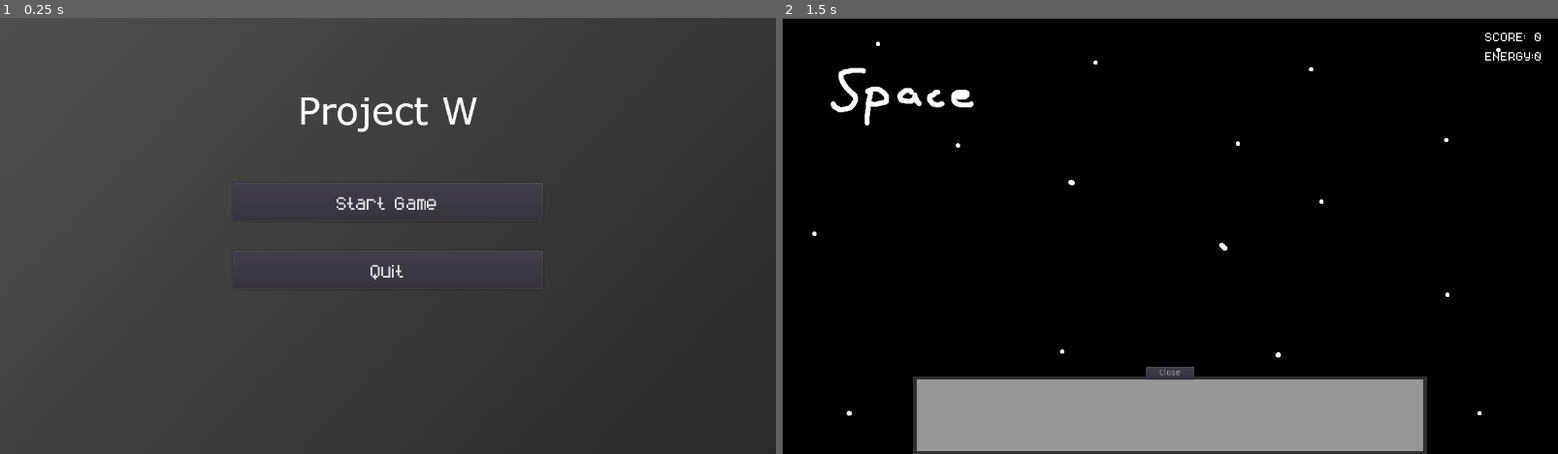
Above: before the commit, frames 1-2 (left to right).
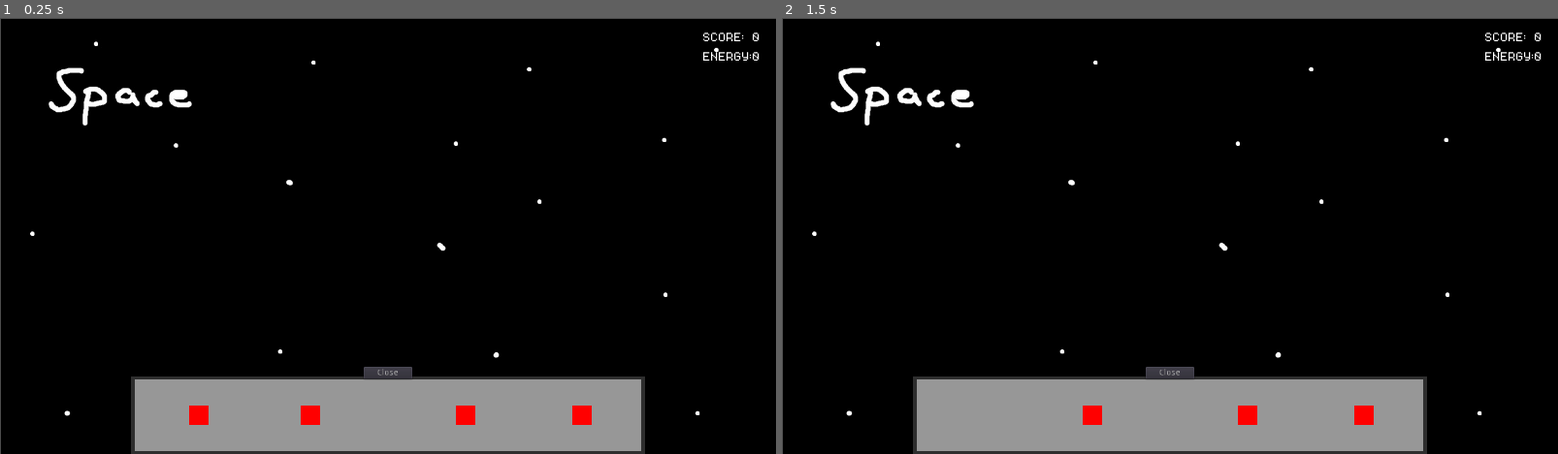
Above: after the commit, the same moments.

Repository: ynneB98/ProjectW
Game: Godot game, scene res://mainScene.tscn
Two runs of this game, one before a commit and one after it. Both use one fixed random seed, a clock stepped at 60 frames per second and the inputs below. Before the commit the project starts from res://Main_Menu.tscn.
Inputs (mouse positions are in pixels of both pictures, inside the frame that each line leads up to):
- Up to frame 1 (0.25 s): no input
- Up to frame 2 (1.5 s): click (1170, 201) at 0.5 s, where only the run before the commit has a clickable "Start Game"; tap Enter at 1.25 s; move the mouse to (1340, 214) at 1.27 s; click (1340, 214) at 1.42 s

The runs differ from the first frame. In frame 1, 98% of the frame differs, in the area x 0-100%, y 0-100%; in frame 2, 0.3%.

Commit message:
Eigener Sound, Items im Inventory unterordnen, Element Scaling, Audio Streams

Diff:
--- a/GUI/Inventory.gd
+++ b/GUI/Inventory.gd
@@ -10,6 +10,19 @@
 
 	if(_error != 0):
 		push_error(_error)
+
+
+
+func _input(event):
+   # Mouse in viewport coordinates.
+   if event is InputEventMouseButton:
+	   print("Mouse Click/Unclick at: ", event.position)
+   elif event is InputEventMouseMotion:
+	   print("Mouse Motion at: ", event.position)
+
+   # Print the size of the viewport.
+   print("Viewport Resolution is: ", get_viewport_rect().size)
+
 
 # Open and close inventory menu
 func _openCloseButton_pressed():
--- a/GUI/Inventory.tscn
+++ b/GUI/Inventory.tscn
@@ -1,9 +1,30 @@
-[gd_scene load_steps=3 format=2]
+[gd_scene load_steps=5 format=2]
 
 [ext_resource path="res://GUI/Inventory_Sprite.tscn" type="PackedScene" id=1]
+[ext_resource path="res://Station_Scenes/Station_Tile_1.tscn" type="PackedScene" id=2]
 [ext_resource path="res://GUI/Inventory.gd" type="Script" id=3]
+[ext_resource path="res://GUI/Items.gd" type="Script" id=4]
 
 [node name="InventoryMenu" type="Control"]
 script = ExtResource( 3 )
 
 [node name="Inventory" parent="." instance=ExtResource( 1 )]
+
+[node name="Items" type="Control" parent="Inventory"]
+script = ExtResource( 4 )
+
+[node name="Area2D" parent="Inventory/Items" instance=ExtResource( 2 )]
+position = Vector2( -328, -16 )
+scale = Vector2( 2, 2 )
+
+[node name="Area2D2" parent="Inventory/Items" instance=ExtResource( 2 )]
+position = Vector2( -144, -16 )
+scale = Vector2( 2, 2 )
+
+[node name="Area2D3" parent="Inventory/Items" instance=ExtResource( 2 )]
+position = Vector2( 112, -16 )
+scale = Vector2( 2, 2 )
+
+[node name="Area2D4" parent="Inventory/Items" instance=ExtResource( 2 )]
+position = Vector2( 304, -16 )
+scale = Vector2( 2, 2 )
--- /dev/null
+++ b/GUI/Items.gd
@@ -0,0 +1,15 @@
+extends Control
+
+
+
+
+
+
+# Called when the node enters the scene tree for the first time.
+func _ready():
+	pass # Replace with function body.
+
+
+# Called every frame. 'delta' is the elapsed time since the previous frame.
+#func _process(delta):
+#	pass
--- a/Main_Menu.tscn
+++ b/Main_Menu.tscn
@@ -3,7 +3,7 @@
 [ext_resource path="res://Ressources/images/menuBackground.png" type="Texture" id=1]
 [ext_resource path="res://Ressources/font/Savior1.ttf" type="DynamicFontData" id=2]
 [ext_resource path="res://Menu_Selection.gd" type="Script" id=3]
-[ext_resource path="res://Ressources/sounds/testsong.mp3" type="AudioStream" id=4]
+[ext_resource path="res://Ressources/sounds/Title_Song.mp3" type="AudioStream" id=4]
 
 [sub_resource type="DynamicFont" id=1]
 size = 48
--- a/Station_Scenes/Station_Tile_1.tscn
+++ b/Station_Scenes/Station_Tile_1.tscn
@@ -1,10 +1,16 @@
-[gd_scene load_steps=2 format=2]
+[gd_scene load_steps=3 format=2]
+
+[ext_resource path="res://Ressources/images/test_tile.png" type="Texture" id=1]
 
 [sub_resource type="RectangleShape2D" id=1]
-extents = Vector2( 16, 16 )
+extents = Vector2( 8, 8 )
 
 [node name="Area2D" type="Area2D"]
 
+[node name="TestTile" type="Sprite" parent="."]
+position = Vector2( 8, 8 )
+texture = ExtResource( 1 )
+
 [node name="CollisionShape2D" type="CollisionShape2D" parent="."]
-position = Vector2( 16, 16 )
+position = Vector2( 8, 8 )
 shape = SubResource( 1 )
--- a/mainScene.gd
+++ b/mainScene.gd
@@ -1,6 +1,6 @@
 extends Node2D
 
-onready var _area := $Station_Node
+onready var _area := $Inventory/Inventory/Items/Area2D
 
 var toggle = false
 # Declare member variables here. Examples:
--- a/mainScene.tscn
+++ b/mainScene.tscn
@@ -1,17 +1,17 @@
-[gd_scene load_steps=6 format=2]
+[gd_scene load_steps=7 format=2]
 
 [ext_resource path="res://Ressources/images/space.jpg" type="Texture" id=1]
 [ext_resource path="res://GUI/Inventory.tscn" type="PackedScene" id=2]
 [ext_resource path="res://Ressources/font/Savior1.ttf" type="DynamicFontData" id=3]
-
-[sub_resource type="GDScript" id=1]
+[ext_resource path="res://mainScene.gd" type="Script" id=4]
+[ext_resource path="res://Ressources/sounds/Title_Song.mp3" type="AudioStream" id=5]
 
 [sub_resource type="DynamicFont" id=2]
 size = 32
 font_data = ExtResource( 3 )
 
 [node name="Main Scene" type="Node2D"]
-script = SubResource( 1 )
+script = ExtResource( 4 )
 
 [node name="Space" type="Sprite" parent="."]
 position = Vector2( 640.444, 360.625 )
@@ -65,3 +65,8 @@
 text = "0"
 align = 1
 valign = 1
+
+[node name="AudioStreamPlayer" type="AudioStreamPlayer" parent="."]
+stream = ExtResource( 5 )
+volume_db = -5.0
+autoplay = true
--- a/project.godot
+++ b/project.godot
@@ -11,7 +11,7 @@
 [application]
 
 config/name="ProjectW"
-run/main_scene="res://Main_Menu.tscn"
+run/main_scene="res://mainScene.tscn"
 config/icon="res://icon.png"
 
 [display]
Binary file added: Ressources/images/test_tile.png
Not shown, added: Ressources/images/test_tile.png.import
Not shown, added: Ressources/sounds/Title_Song.mp3.import
Not shown, removed: Ressources/sounds/testsong.mp3.import
Not shown, added: Ressources/sounds/Title_Song.mp3
Not shown, removed: Ressources/sounds/testsong.mp3
